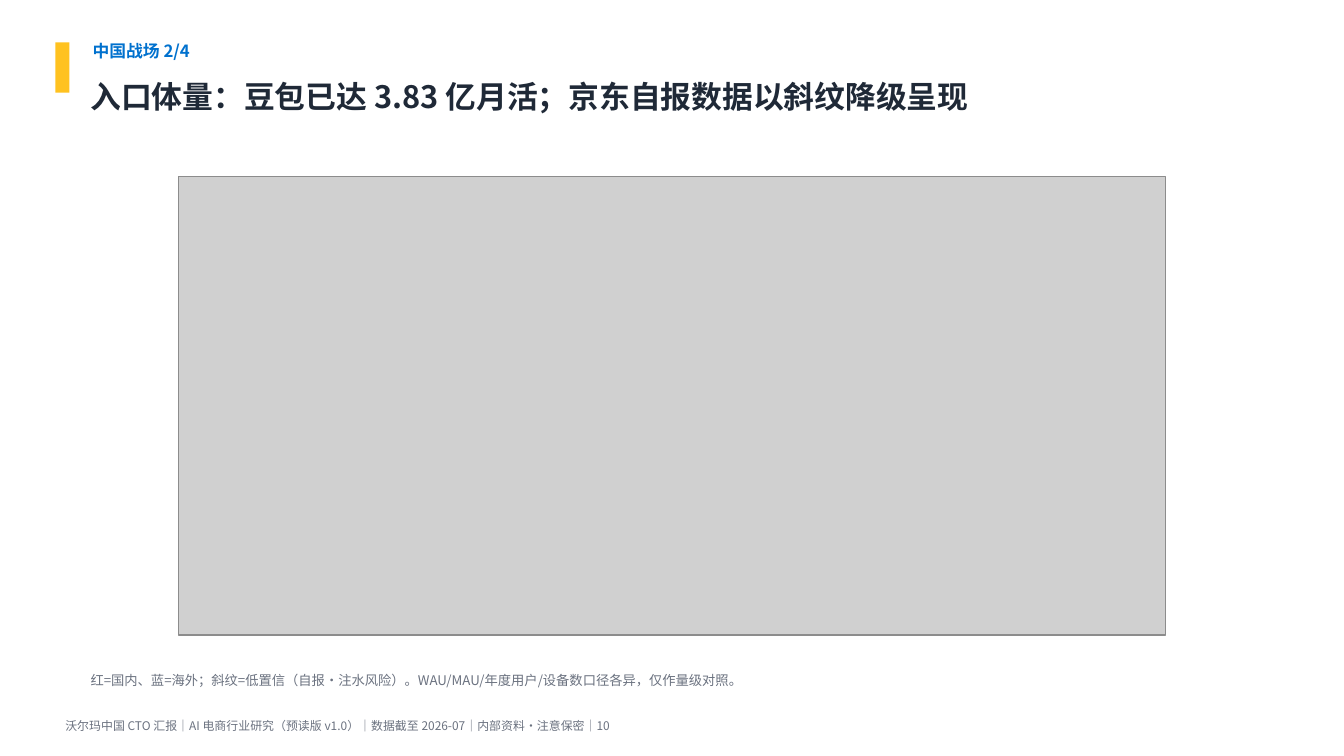
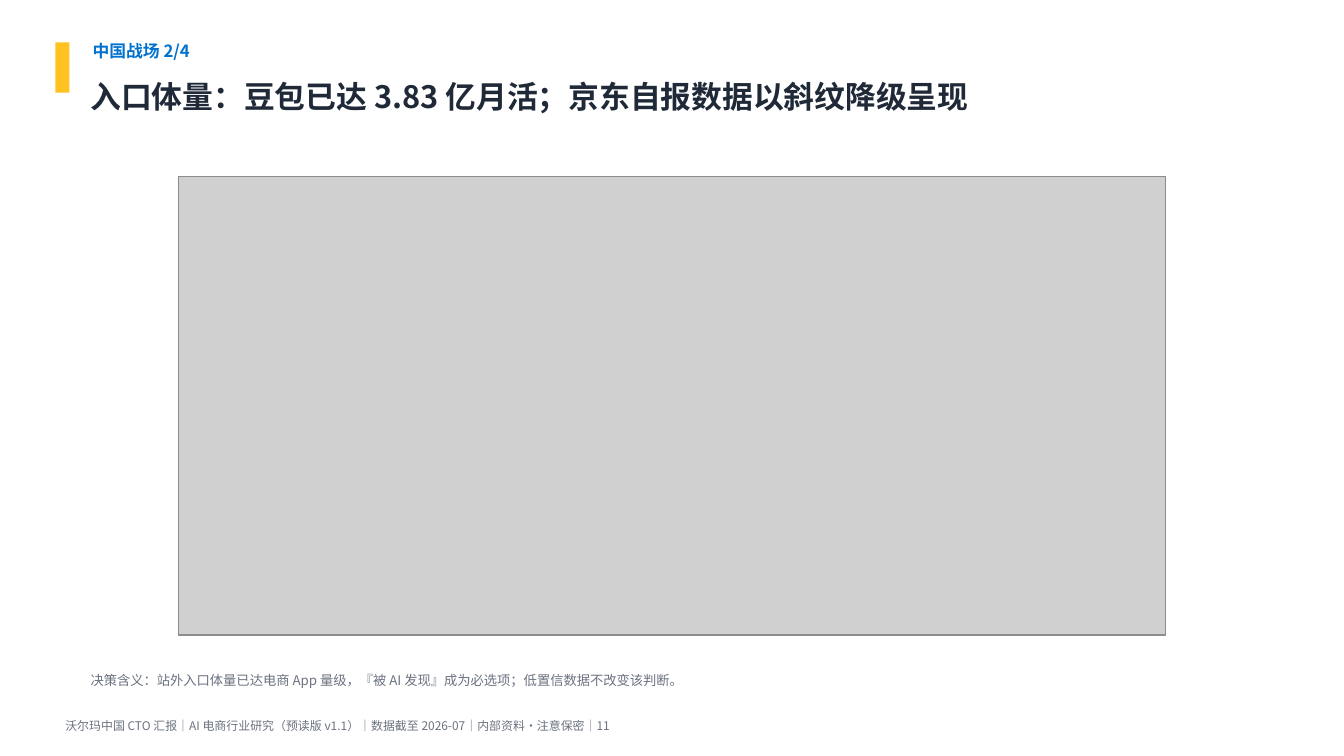
Before and after one commit to breeze2623-create/Aicommerce, a slide deck: slide 11 of report/AI电商行业研究_沃尔玛中国CTO汇报.pptx (slide 10 before the commit). Drawn at 1344x756 pixels with LibreOffice and Linux fonts; fonts in the diff are those of the drawing; grey boxes stand for pictures. Boxes give left, top, right and bottom in pixels: in the first picture for what was removed or moved away, otherwise in the second. Text is boxed around its words. In the diff, an @@ line names an element or a change of style, - is before the commit and + after.

```diff
--- a/report/AI电商行业研究_沃尔玛中国CTO汇报.pptx
+++ b/report/AI电商行业研究_沃尔玛中国CTO汇报.pptx
@@ text at <box>91,674,683,688</box>: text changed @@
-红=国内、蓝=海外；斜纹=低置信（自报·注水风险）。WAU/MAU/年度用户/设备数口径各异，仅作量级对照。
+决策含义：站外入口体量已达电商 App 量级，『被 AI 发现』成为必选项；低置信数据不改变该判断。
@@ text at <box>65,720,610,731</box>: text changed @@
-沃尔玛中国 CTO 汇报｜AI 电商行业研究（预读版 v1.0）｜数据截至 2026-07｜内部资料·注意保密｜10
+沃尔玛中国 CTO 汇报｜AI 电商行业研究（预读版 v1.1）｜数据截至 2026-07｜内部资料·注意保密｜11
```
Also in this commit, not shown: 17 other slides changed, 1 slide added, 5 other files.
